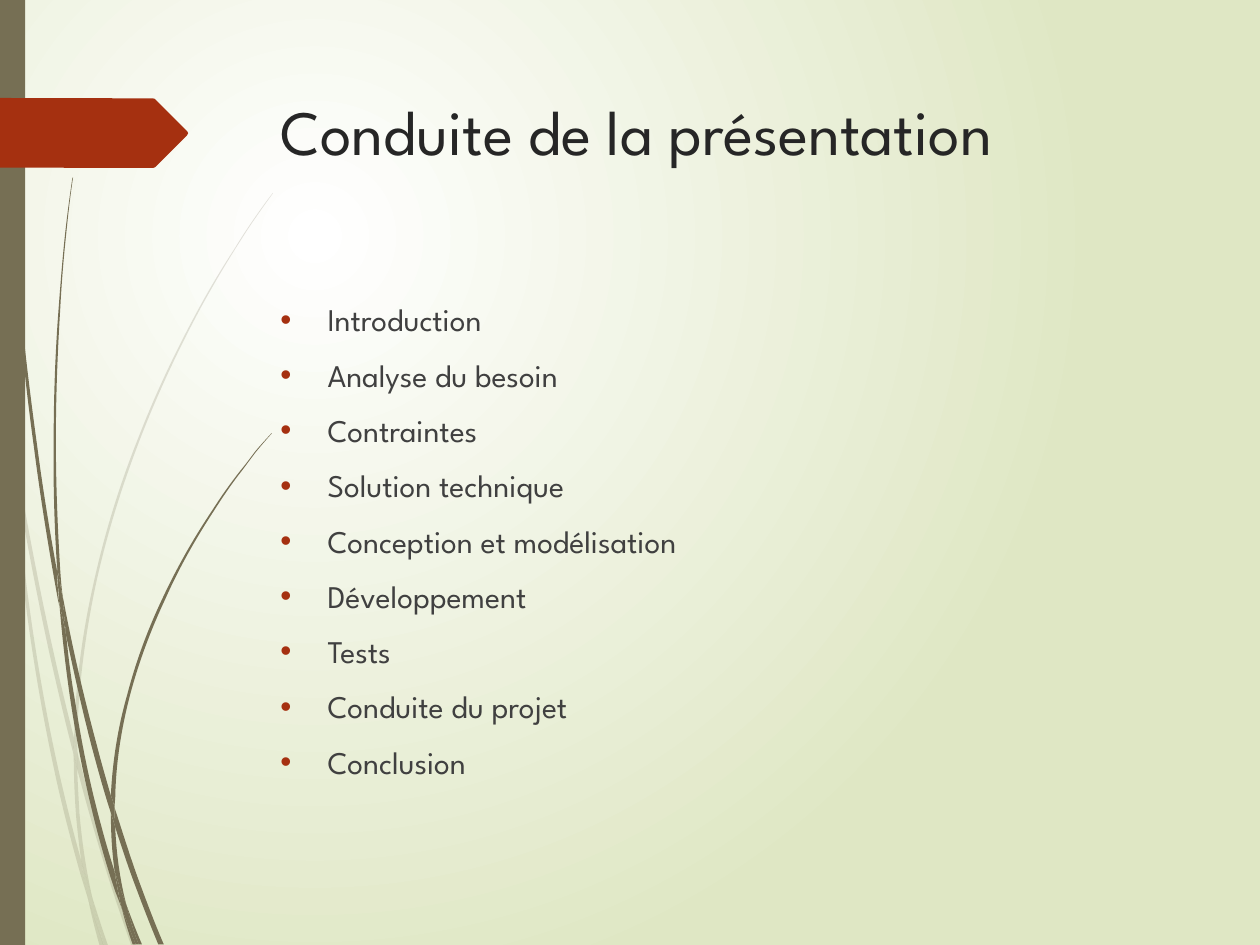
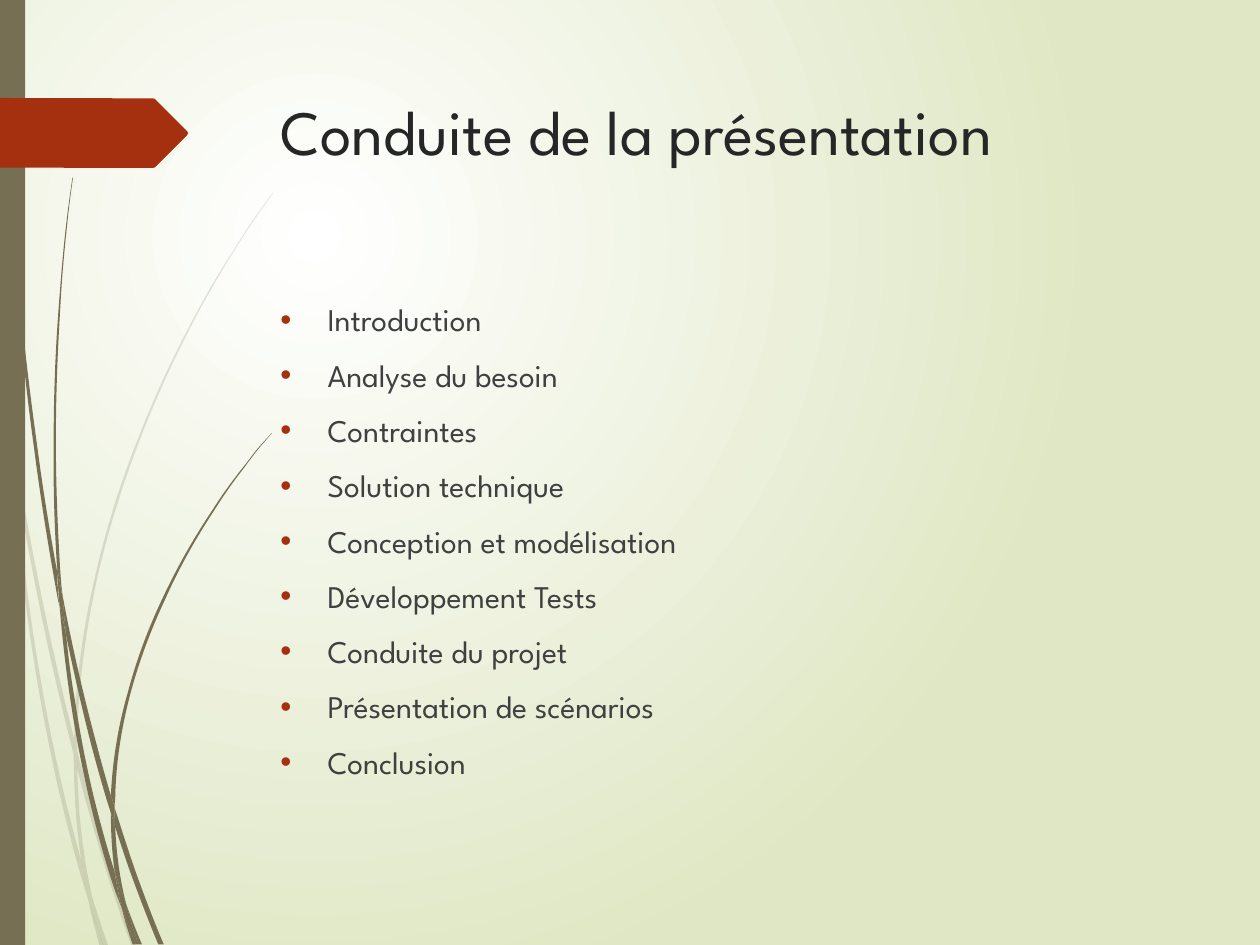
Before and after one commit to LudoRoot/WeBet_JBL, a slide deck: slide 2 of Présentation/Présentation WeBet_JBL.pptx. Drawn at 1260x945 pixels with LibreOffice and Linux fonts; fonts in the diff are those of the drawing. Boxes give left, top, right and bottom in pixels: in the first picture for what was removed or moved away, otherwise in the second. Text is boxed around its words. In the diff, an @@ line names an element or a change of style, - is before the commit and + after.

```diff
--- a/Présentation/Présentation WeBet_JBL.pptx
+++ b/Présentation/Présentation WeBet_JBL.pptx
@@ text at box(328, 586, 597, 615): text changed @@
-• Développement
-• Tests
+• Développement Tests
@@ text at box(328, 696, 654, 719): paragraph added @@
+• Présentation de scénarios
```
Also in this commit, not shown: 10 other slides changed, 4 slides added, 1 slide removed, 5 other files.
